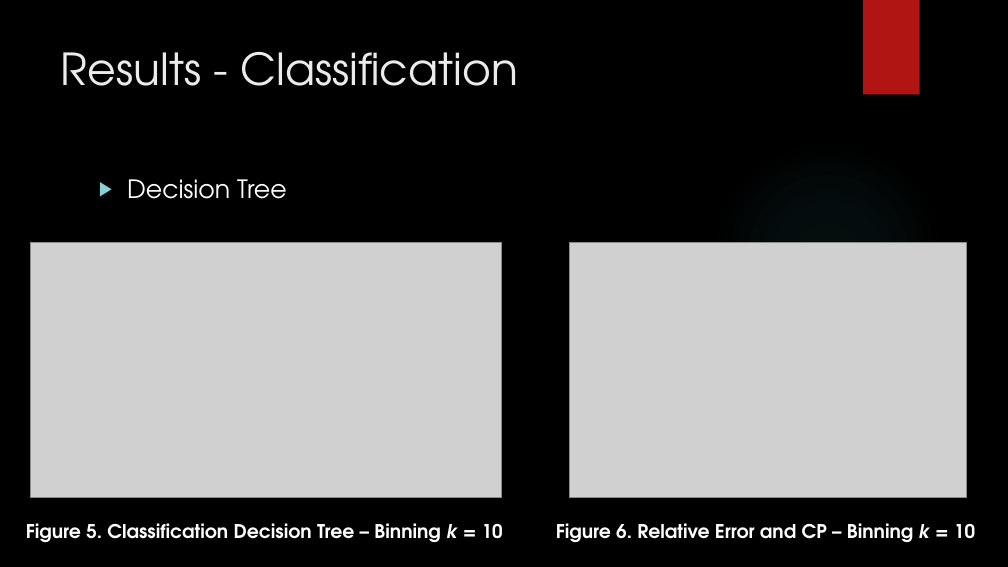
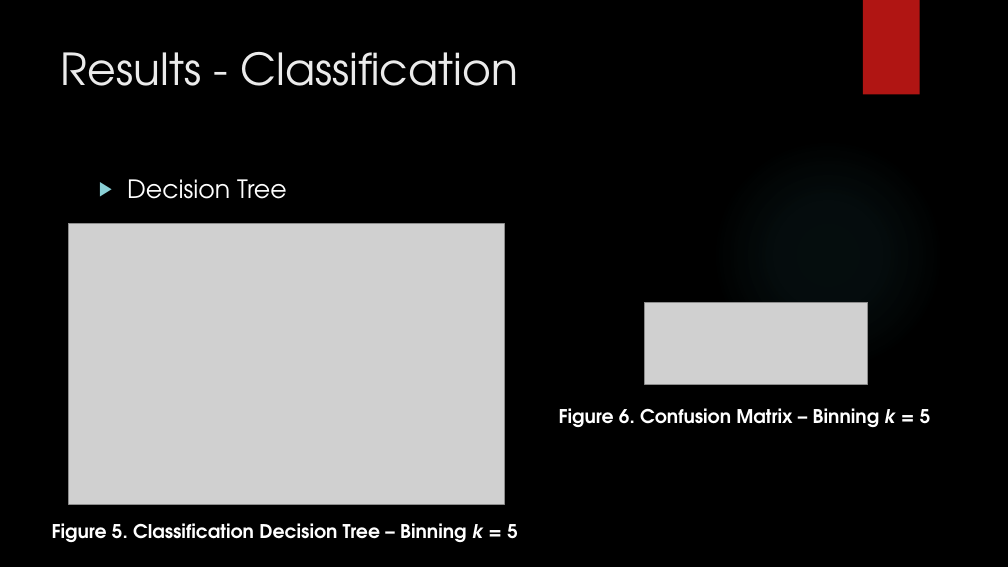
Before and after one commit to Polo08816/DataMining, a slide deck: slide 8 of GroupProject/GroupProject.pptx (slide 7 before the commit). Drawn at 1008x567 pixels with LibreOffice and Linux fonts; fonts in the diff are those of the drawing; grey boxes stand for pictures; background and template pictures are left out. Boxes give left, top, right and bottom in pixels: in the first picture for what was removed or moved away, otherwise in the second. Text is boxed around its words. In the diff, an @@ line names an element or a change of style, - is before the commit and + after.

```diff
--- a/GroupProject/GroupProject.pptx
+++ b/GroupProject/GroupProject.pptx
@@ picture: place and size @@
-picture at [30, 243, 502, 497]
+picture at [69, 224, 504, 504]
@@ picture removed at [569, 243, 966, 497] @@
@@ picture added at [645, 302, 868, 384] @@
@@ text at [559, 408, 931, 427]: text changed @@
-Figure 6. Relative Error and CP – Binning k = 10
+Figure 6. Confusion Matrix – Binning k = 5
@@ text at [52, 523, 518, 542]: text changed @@
-Figure 5. Classification Decision Tree – Binning k = 10
+Figure 5. Classification Decision Tree – Binning k = 5
```
Also in this commit, not shown: 9 other slides changed, 2 slides added.
